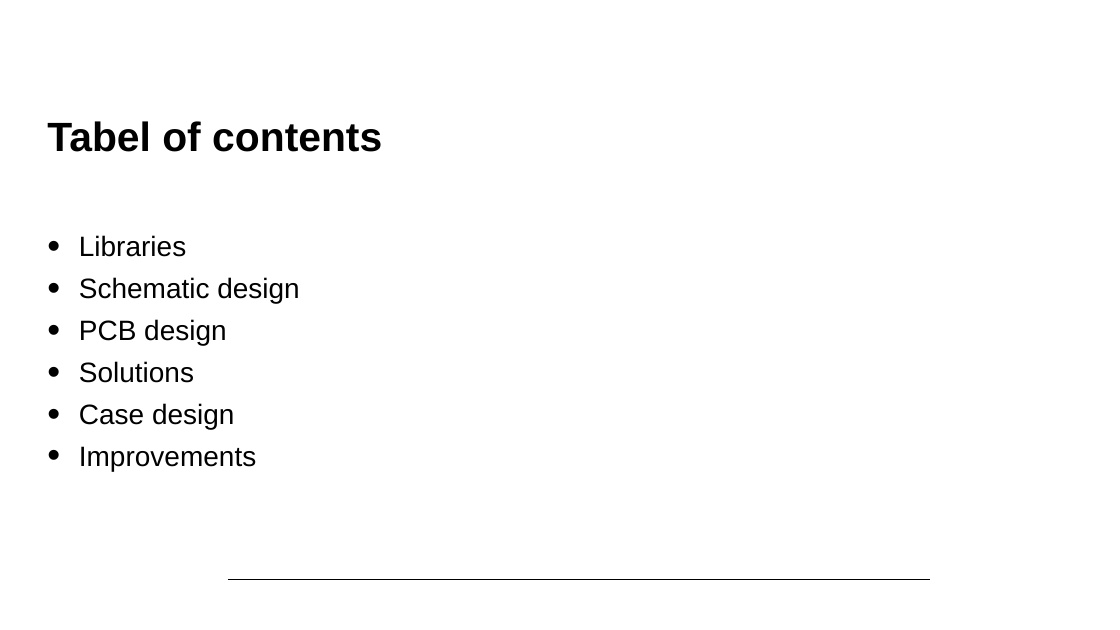
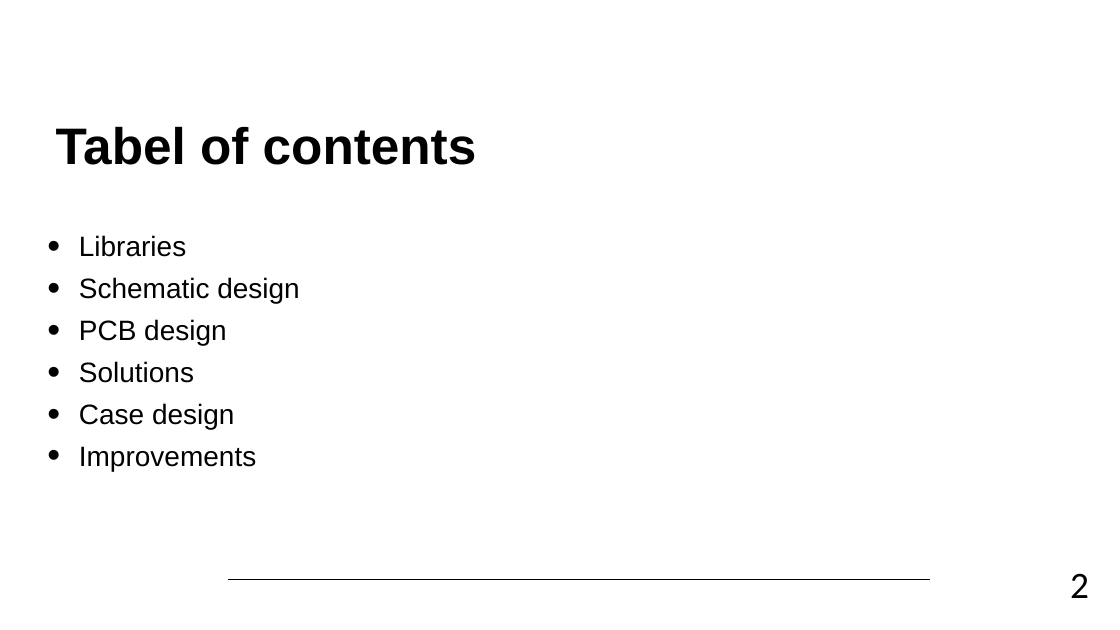
Before and after one commit to JelleClaes2/Soldering_Station, a slide deck: slide 2 of Presentation_Jelle_Claes.pptx. Drawn at 1120x630 pixels with LibreOffice and Linux fonts; fonts in the diff are those of the drawing; background and template pictures are left out. Boxes give left, top, right and bottom in pixels: in the first picture for what was removed or moved away, otherwise in the second. Text is boxed around its words. In the diff, an @@ line names an element or a change of style, - is before the commit and + after.

```diff
--- a/Presentation_Jelle_Claes.pptx
+++ b/Presentation_Jelle_Claes.pptx
@@ title "Tabel of contents" at box(56, 126, 477, 165): size 35 to 44 pt @@
@@ text added at box(1070, 573, 1089, 598), 32 pt, text #000000 @@
+2
```
Also in this commit, not shown: 6 other slides changed, 1 slide added, 1 slide removed, 2 other files.
